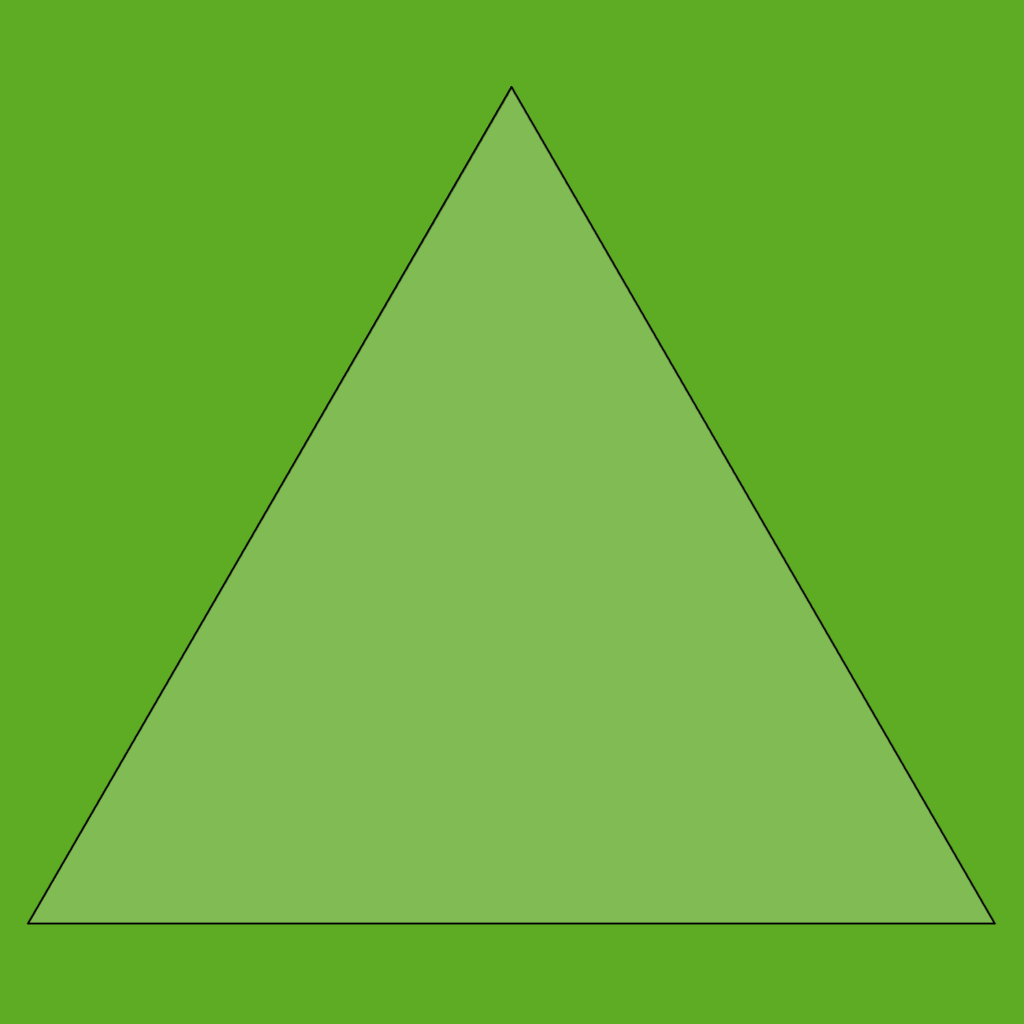
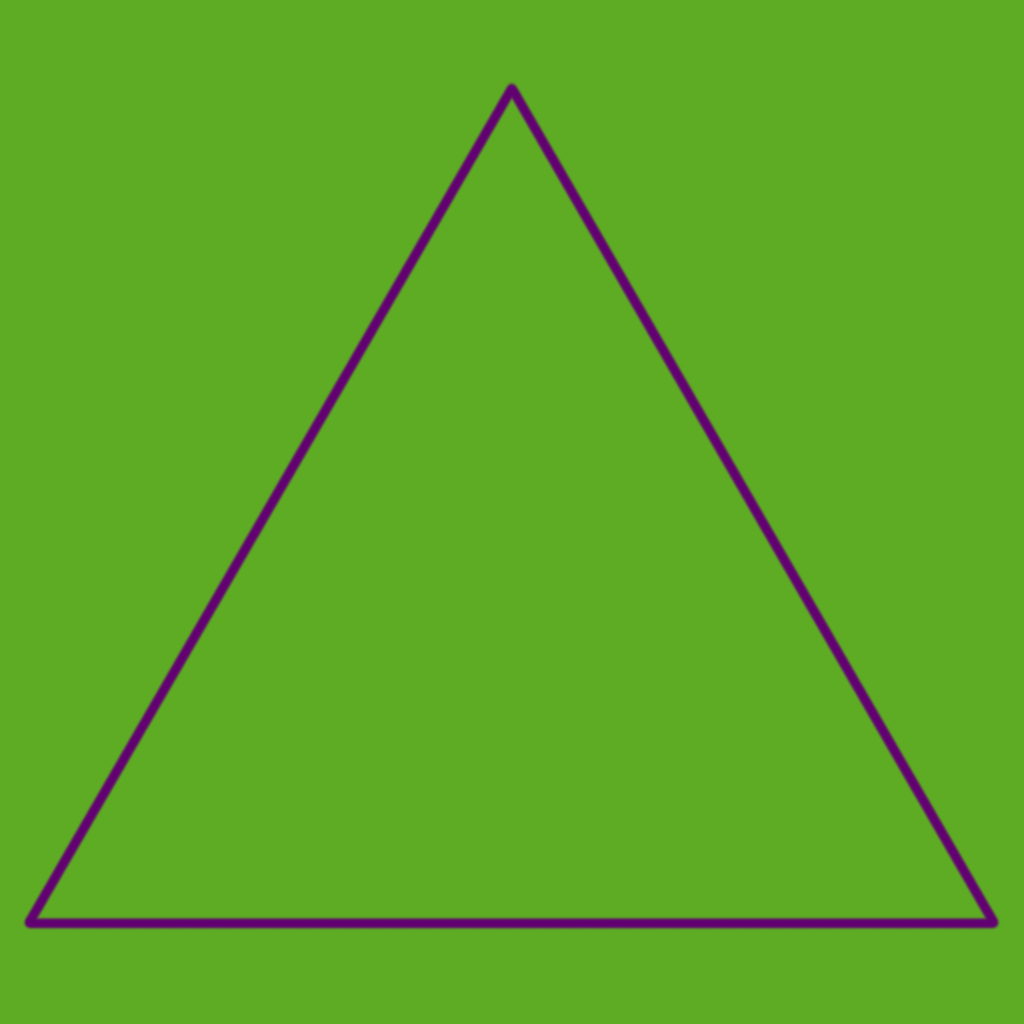
Two versions of the same layered image (w=1024, h=1024). Layer-by-layer changes:
painted on "icosphere2.png" over 22, 81, 1001, 930
